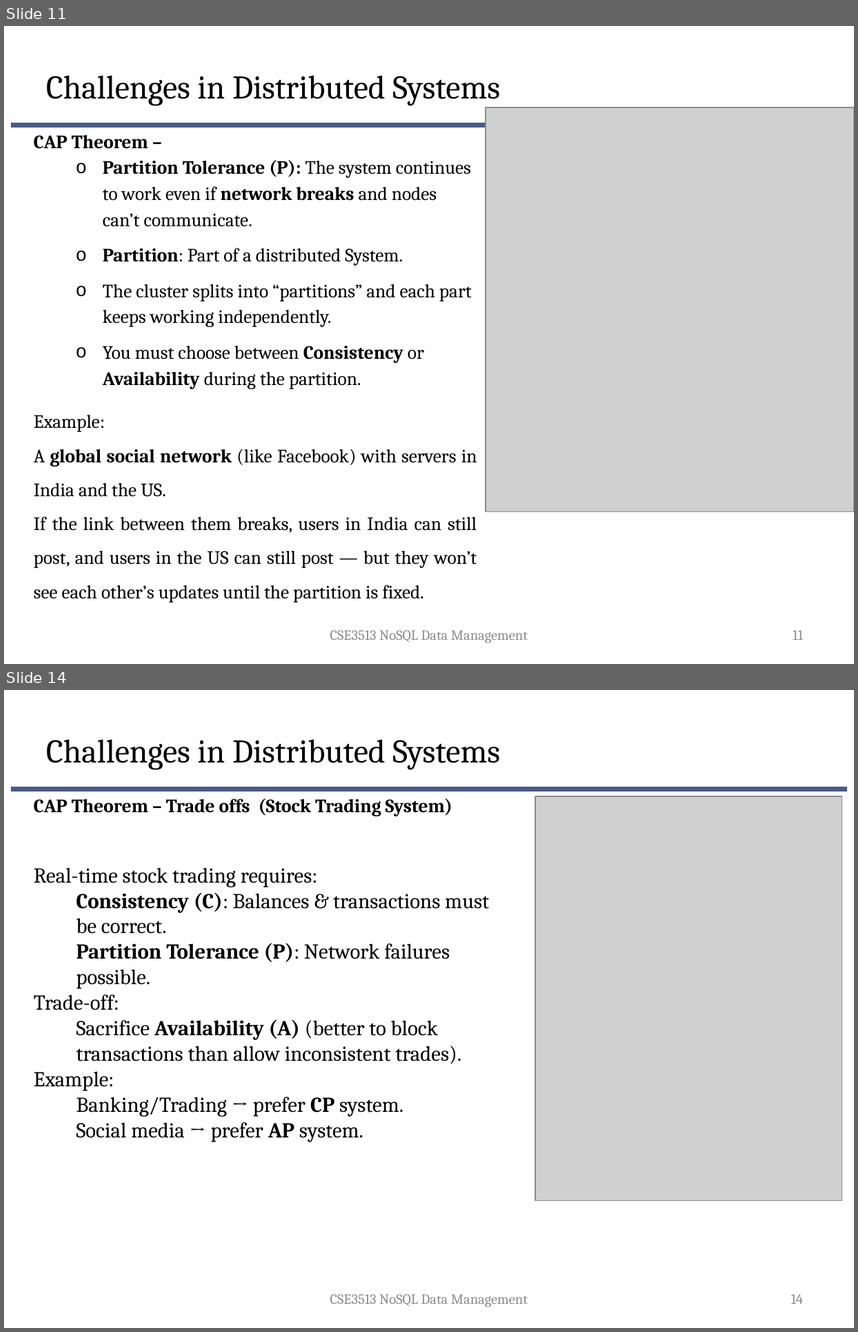
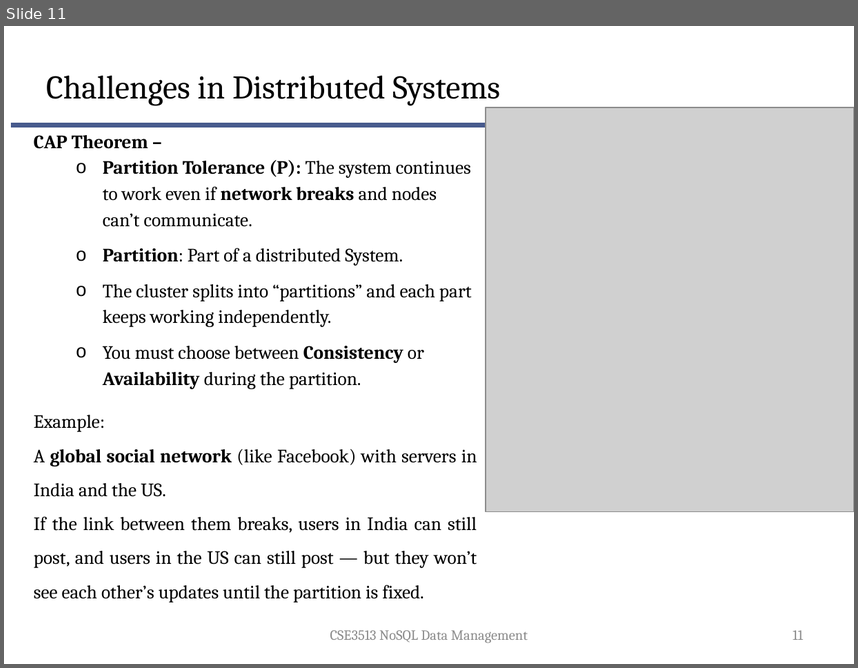
Before and after one commit to suniljeevan/NOSQL-2025, a slide deck: THEORY COURSE MATERIALS/Module 2.pptx. Shown one above the other, each under a label of ours: slides 11 and 14 before the commit, slide 11 after it; the slides between them are not shown. The pictures are 858x1332 and 858x668 pixels, drawn with LibreOffice and Linux fonts; fonts in the diff are those of the drawing; grey boxes stand for pictures; background and template pictures are left out. Boxes give left, top, right and bottom in pixels: in the first picture for what was removed or moved away, otherwise in the second. Text is boxed around its words. In the diff, an @@ line names an element or a change of style, - is before the commit and + after.

```diff
--- a/THEORY COURSE MATERIALS/Module 2.pptx
+++ b/THEORY COURSE MATERIALS/Module 2.pptx
@@ slide 14 removed at (4,690,854,1328), background #FFFFFF; not listed: 1 template element that a slide beside it also shows @@
@@ text removed at (46,739,500,769) @@
-Challenges in Distributed Systems
@@ text removed at (34,798,489,1142) @@
-CAP Theorem – Trade offs (Stock Trading System)
-Real-time stock trading requires:
-  Consistency (C): Balances & transactions must be correct.
-  Partition Tolerance (P): Network failures possible.
-Trade-off:
-  Sacrifice Availability (A) (better to block transactions than allow inconsistent trades).
-Example:
-  Banking/Trading → prefer CP system.
-  Social media → prefer AP system.
@@ picture removed at (535,796,842,1200) @@
@@ text removed at (330,1294,528,1307) @@
-CSE3513 NoSQL Data Management
@@ page number removed at (791,1294,804,1303) @@
-14
```
Also in this commit, not shown: 4 slides changed, 1 slide added, 1 other slide removed, 3 other files.
